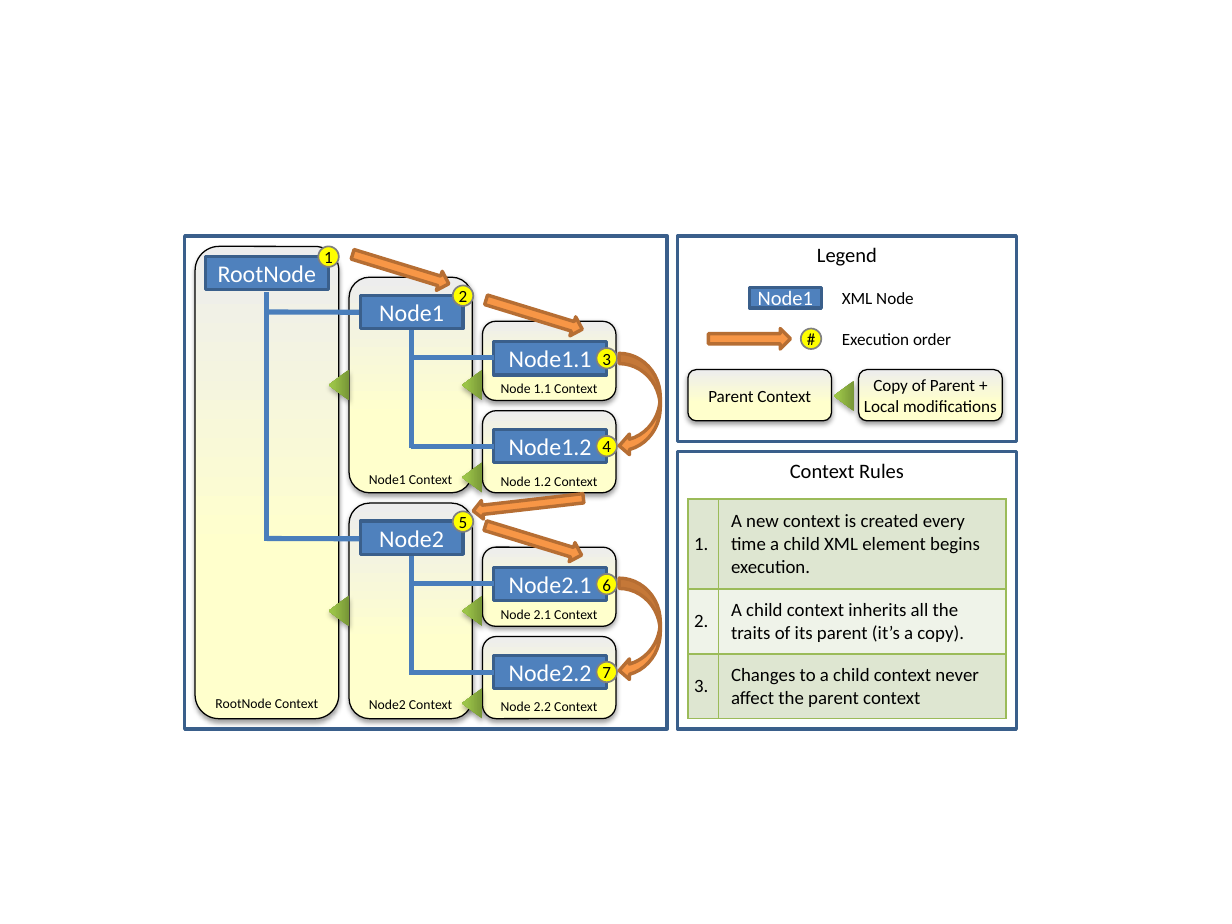
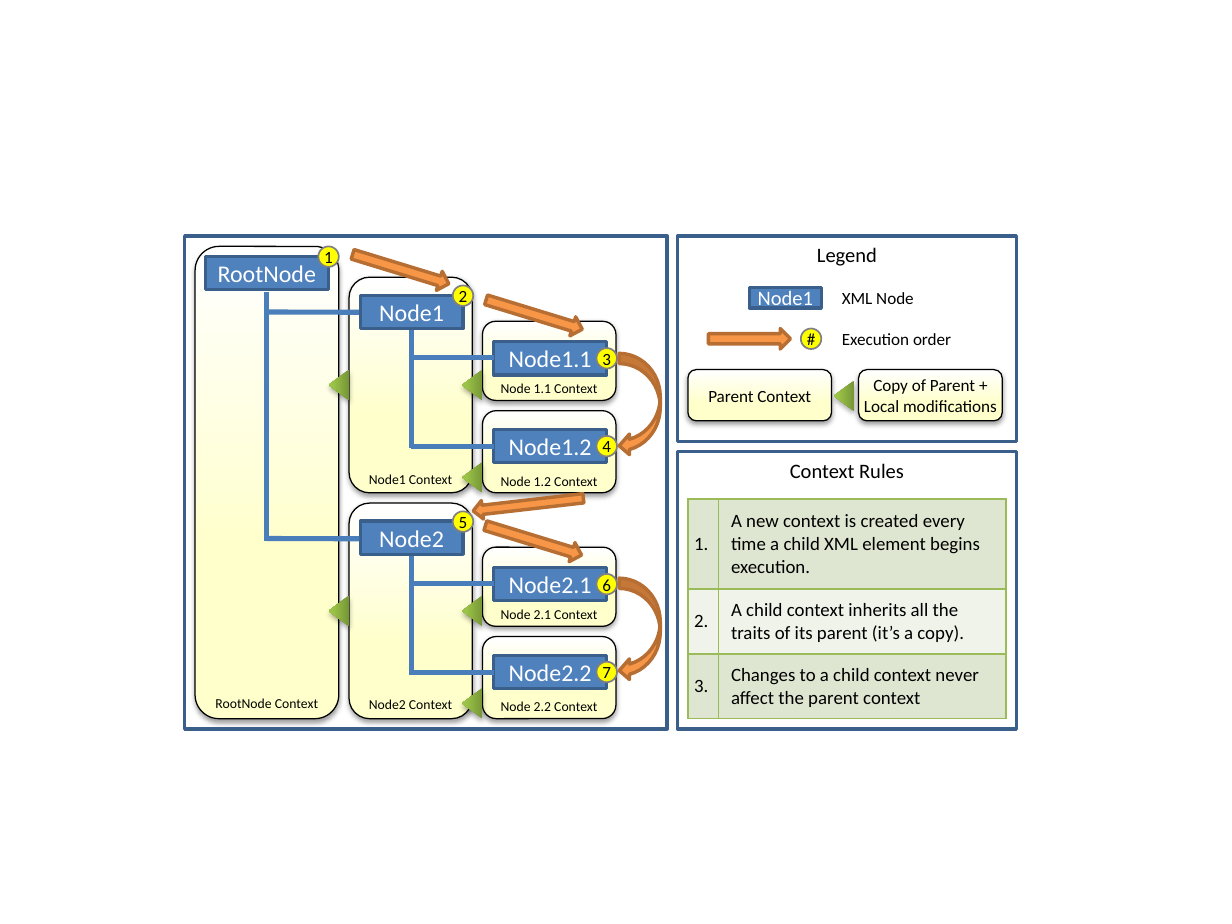
Before and after one commit to amurilloc/jseance, a slide deck: slide 6 of wiki/images/source/ImageSource.pptx (slide 1 before the commit). Drawn at 1232x924 pixels with LibreOffice and Linux fonts; fonts in the diff are those of the drawing. Boxes give left, top, right and bottom in pixels: in the first picture for what was removed or moved away, otherwise in the second. Text is boxed around its words. In the diff, an @@ line names an element or a change of style, - is before the commit and + after.

```diff
--- a/wiki/images/source/ImageSource.pptx
+++ b/wiki/images/source/ImageSource.pptx
@@ fill gradient #FFFFCC to #EEEEEE to gradient #FFFFCC to #FFFFFF in 9 elements at [483,322,616,400], [349,277,472,493], [195,246,339,718], [483,410,616,493], [483,547,616,626], [349,503,472,718], [483,637,616,719], [687,370,832,421], [859,370,1003,421] @@
```
Also in this commit, not shown: 5 slides added.
